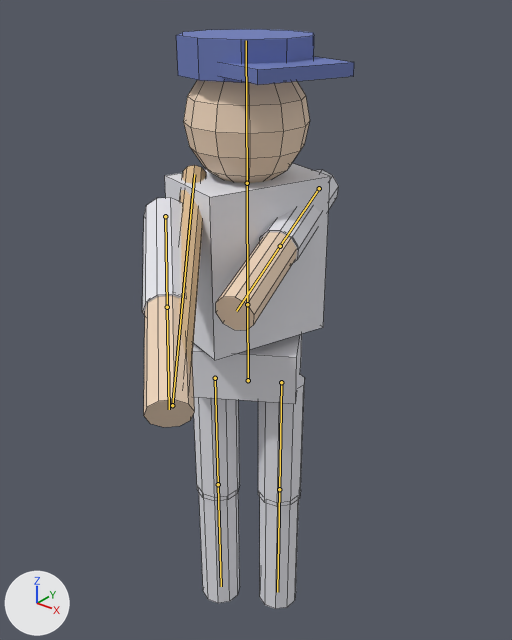
Before and after pictures for a commit that changed the Blender file assets-src/player.blend.
Both versions are drawn from a camera (50 mm lens) standing at (1.165, -1.42, 1.991) and looking at (0.089, -0.075, 1.157). Lighting does not change. The marker at lower left points along +X, +Y and +Z. The older version comes first. Both versions are drawn at frame 8 of the action 'BatterSwing'; the numbers are the values there. The bones that bend it are drawn over the model as lines. Mesh edges are drawn as thin lines.

Names of what the first picture shows: 'PlayerBody'.
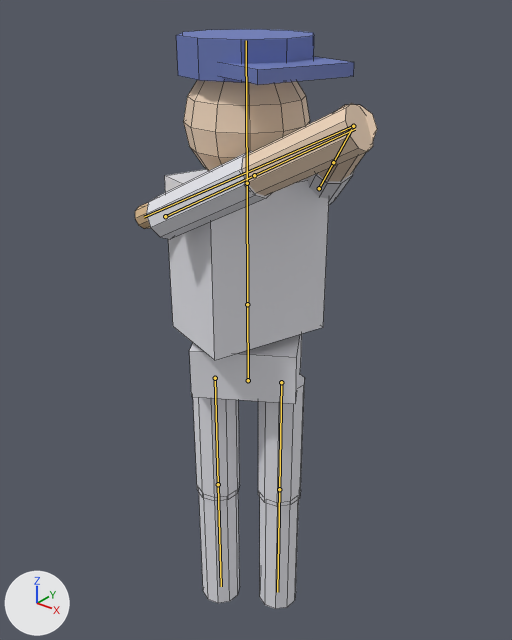
Commit message: polish: compact swing arc keeps both hands on the bat throughout

Changed parts and their boxes (x1, y1, x2, y2) in the pictures (512 x 640 px):
```json
{"object": "PlayerBody", "change": "posed", "before": [142, 29, 354, 609], "after": [135, 29, 377, 609], "on screen": "14% wider"}
{"bone": "UpperArm.L", "before": "(319, 188) to (280, 246)", "after": "(319, 188) to (333, 162)"}
{"bone": "UpperArm.R", "before": "(165, 216) to (167, 307)", "after": "(165, 216) to (254, 175)"}
```

Edits to the scene script, one JSON object a line:
```json
{"block": "bone_upperarm_l", "where": "bone_upperarm_l = bpy.data.objects['PlayerRig'].pose.bones['UpperArm.L']  # child of 'Spine'"}
{"op": "set", "path": "bone_upperarm_l.rotation_euler", "old": "(-0.559, 0.0, 1.274)", "new": "(-0.855, 0.0, 2.356)", "note": "degrees (-32, 0, 73) -> degrees (-49, 0, 135)"}
{"block": "bone_upperarm_r", "where": "bone_upperarm_r = bpy.data.objects['PlayerRig'].pose.bones['UpperArm.R']  # child of 'Spine'"}
{"op": "set", "path": "bone_upperarm_r.rotation_euler", "old": "(-0.942, 0.0, 0.803)", "new": "(-2.199, 0.0, 0.646)", "note": "degrees (-54, 0, 46) -> degrees (-126, 0, 37)"}
```
